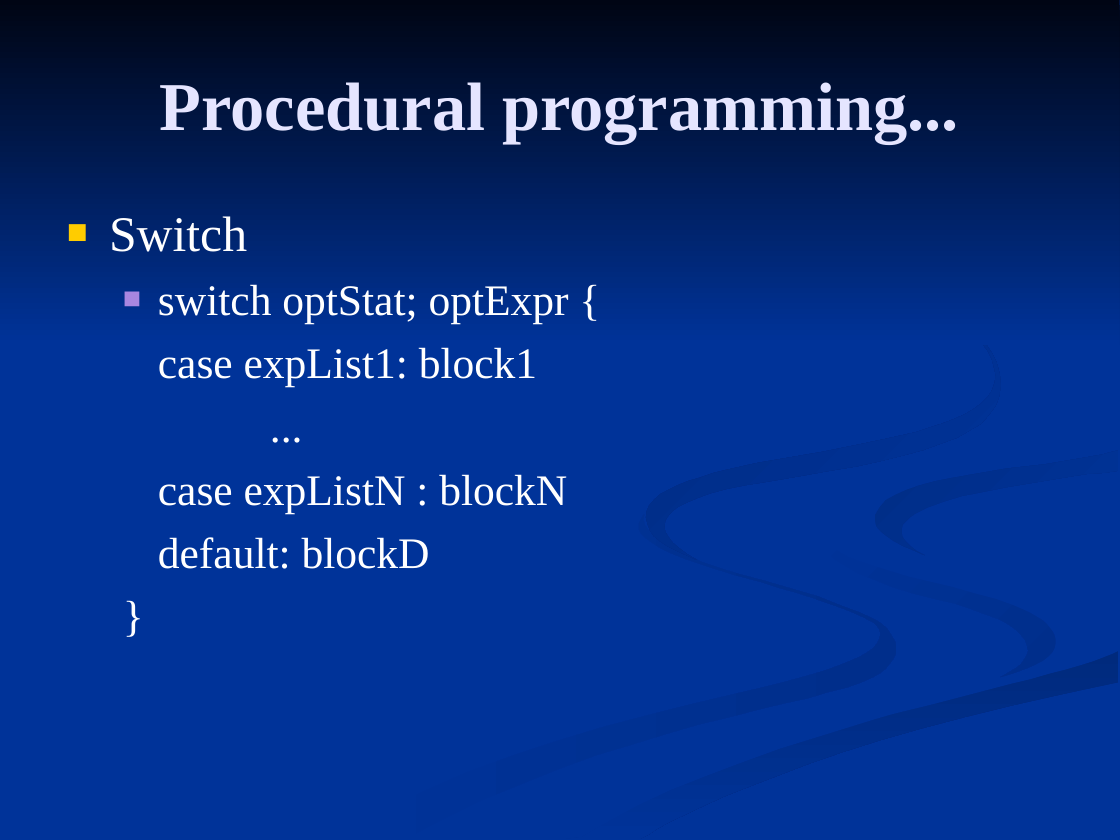
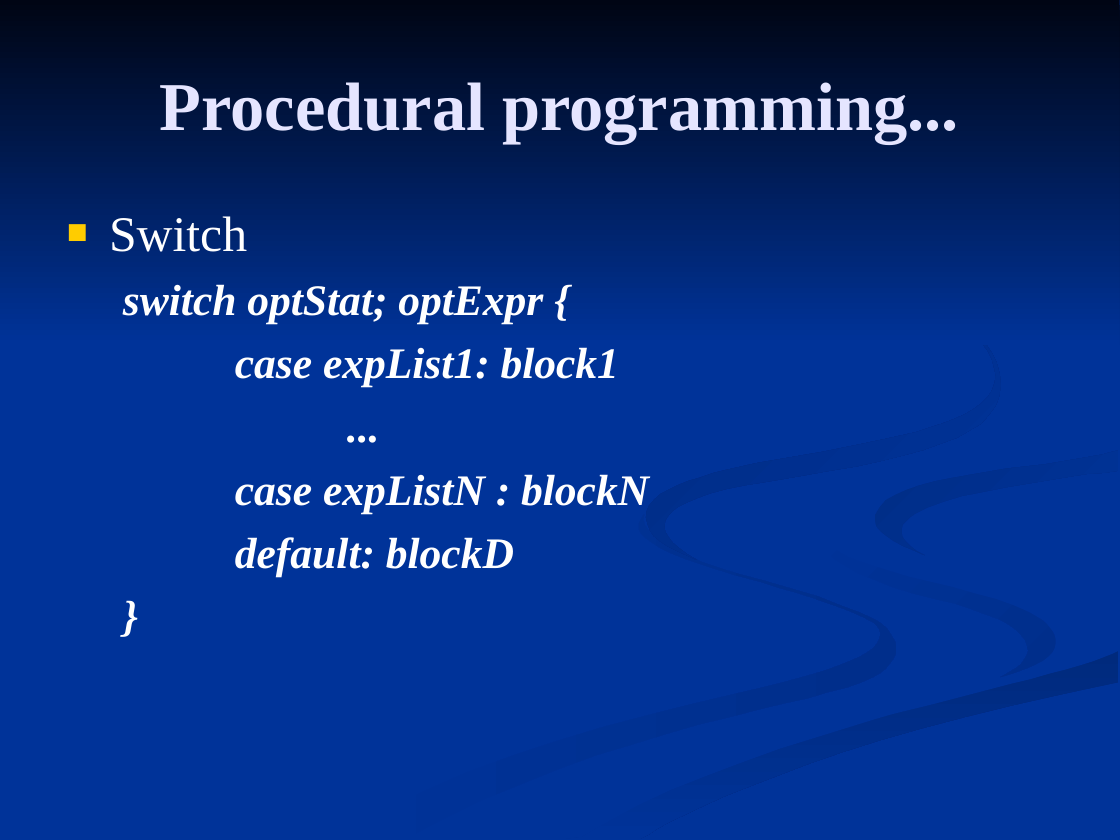
Before and after one commit to FrancoMelandri/GoLang, a slide deck: slide 24 of golang.ppt. Drawn at 1120x840 pixels with LibreOffice and Linux fonts; fonts in the diff are those of the drawing. Boxes give left, top, right and bottom in pixels: in the first picture for what was removed or moved away, otherwise in the second. Text is boxed around its words. In the diff, an @@ line names an element or a change of style, - is before the commit and + after.

```diff
--- a/golang.ppt
+++ b/golang.ppt
@@ text at (x1=123, y1=284, x2=649, y2=577): bold on, italic on; bullet ■ to none; indent changed @@
```
Also in this commit, not shown: 3 other slides changed, 5 slides added.
